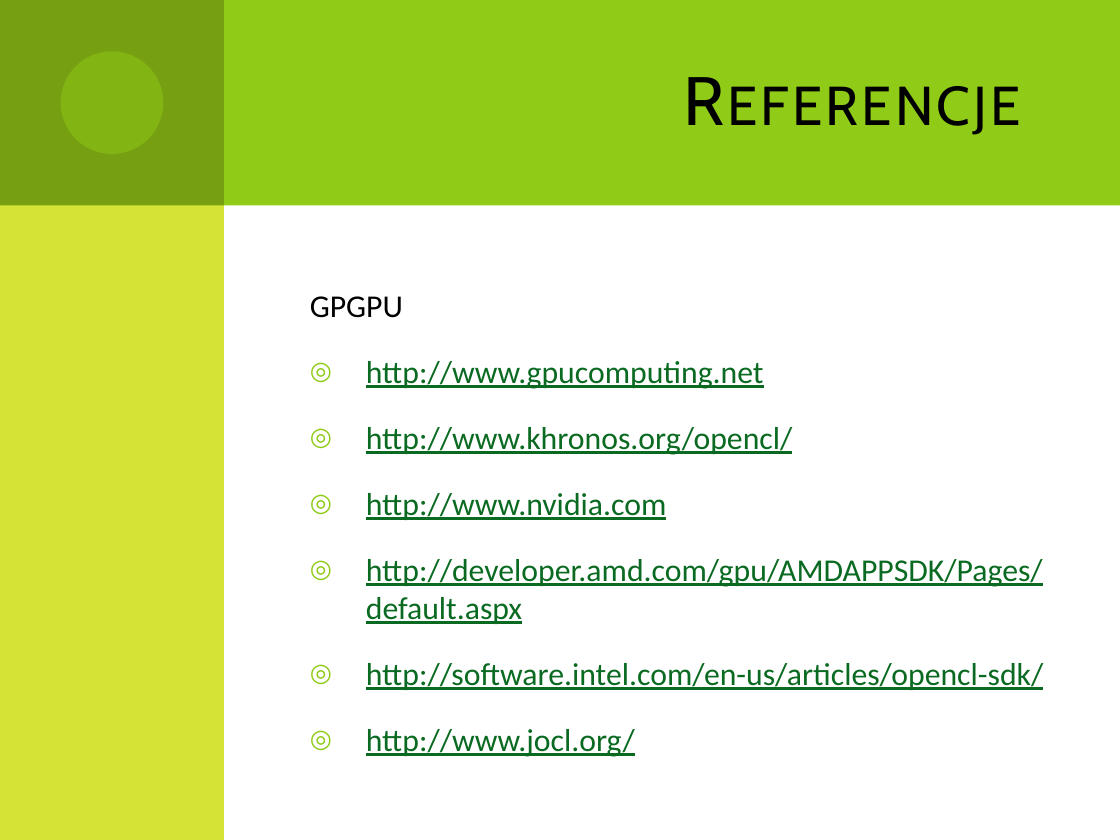
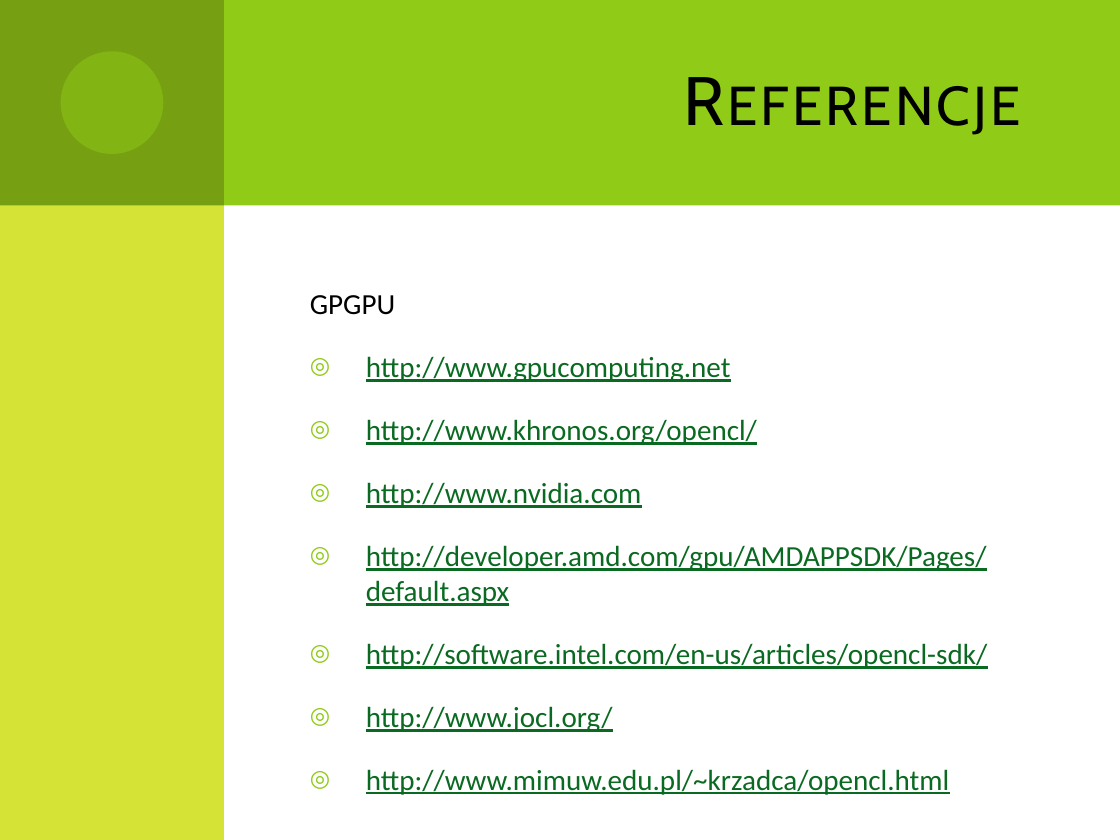
Before and after one commit to Dzess/DMARF, a slide deck: slide 14 of presentation/GPGPU_in_data_minig.pptx. Drawn at 1120x840 pixels with LibreOffice and Linux fonts; fonts in the diff are those of the drawing. Boxes give left, top, right and bottom in pixels: in the first picture for what was removed or moved away, otherwise in the second. Text is boxed around its words. In the diff, an @@ line names an element or a change of style, - is before the commit and + after.

```diff
--- a/presentation/GPGPU_in_data_minig.pptx
+++ b/presentation/GPGPU_in_data_minig.pptx
@@ text at [310,295,987,732]: size 20.4 to 18.7 pt in "GPGPU", "http://www.gpucomputing.net", "http://www.khronos.org/opencl/", "http://www.nvidia.com" and 3 more places @@
@@ text at [366,769,949,795]: paragraph added @@
+◎ http://www.mimuw.edu.pl/~krzadca/opencl.html
```
Also in this commit, not shown: 3 other files.
